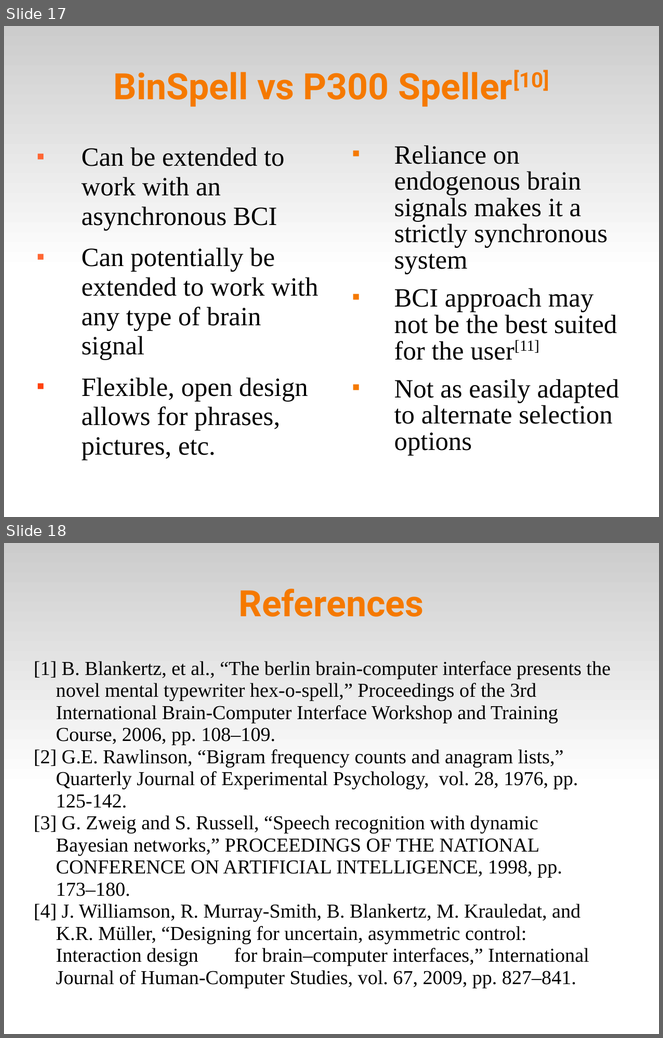
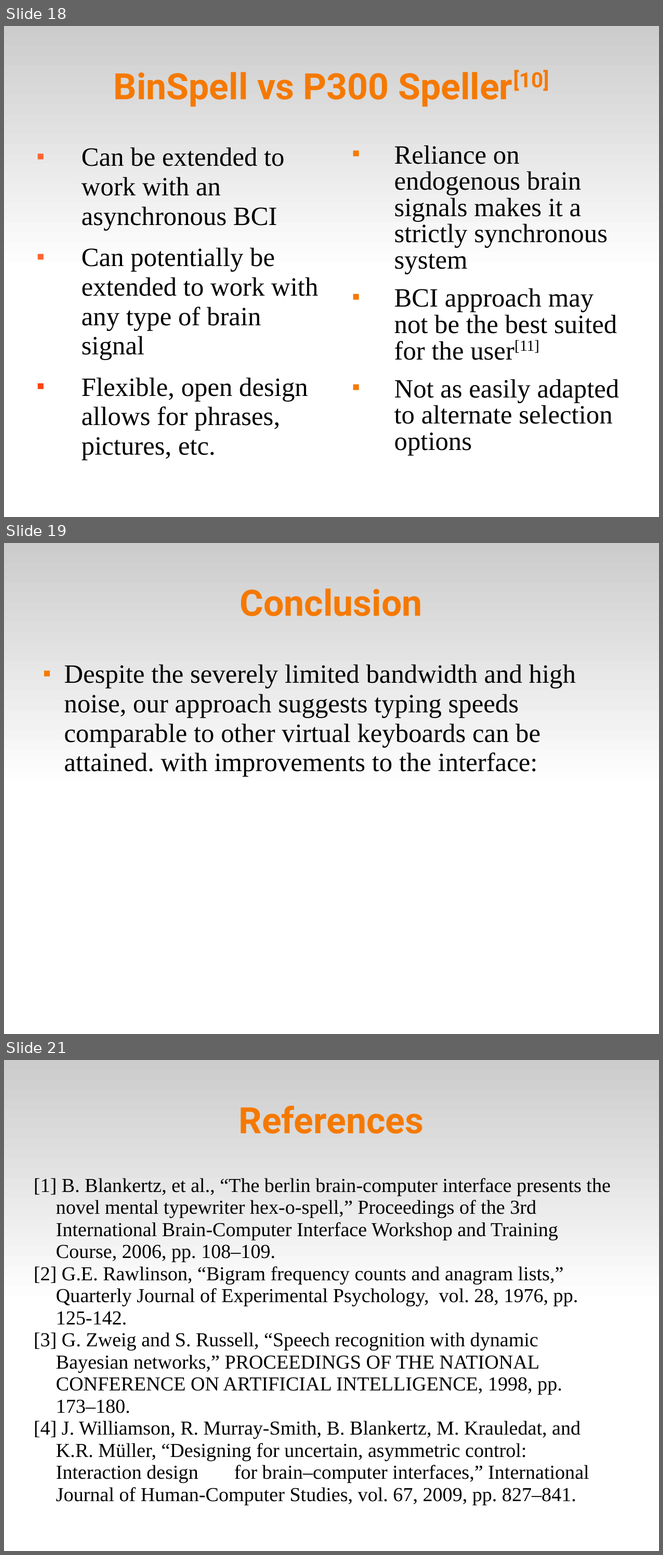
Before and after one commit to abdullah38rcc/BCI-Virtual-Keyboard, a slide deck: master's/docs/virtKey.ppt. Shown one above the other, each under a label of ours: slides 17 and 18 before the commit, slides 18, 19 and 21 after it; the slides between them are not shown. The pictures are 663x1038 and 663x1555 pixels, drawn with LibreOffice and Linux fonts; fonts in the diff are those of the drawing. Boxes give left, top, right and bottom in pixels: in the first picture for what was removed or moved away, otherwise in the second. Text is boxed around its words. In the diff, an @@ line names an element or a change of style, - is before the commit and + after.

```diff
--- a/master's/docs/virtKey.ppt
+++ b/master's/docs/virtKey.ppt
@@ slide 19 added at (4, 543, 659, 1034), background #FFFFFF; not listed: 1 template element that a slide beside it also shows @@
@@ title added at (240, 588, 423, 616), 44 pt, text #F57900, bold @@
+Conclusion
@@ text added at (64, 664, 576, 777), 32 pt, text #000000 @@
+■ Despite the severely limited bandwidth and high noise, our approach suggests typing speeds comparable to other virtual keyboards can be attained. with improvements to the interface:
@@ what was slide 17 is now slide 18 @@
@@ what was slide 18 is now slide 21 @@
```
Also in this commit, not shown: 7 slides changed, 2 other slides added.
